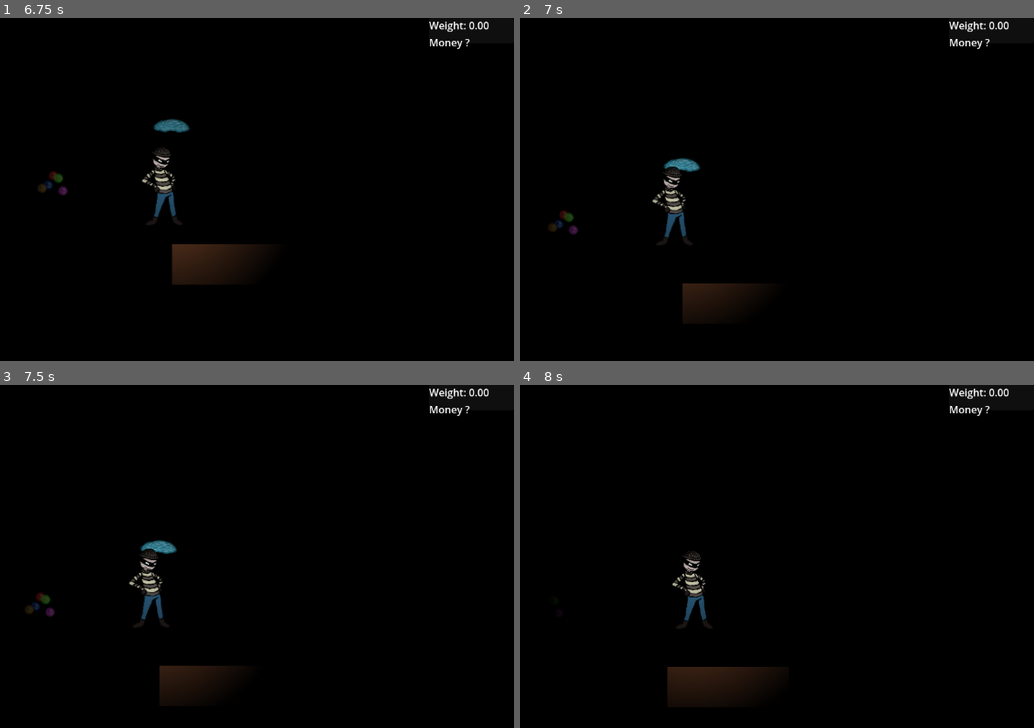
Above: before the commit, frames 1-4 (two rows, left to right).
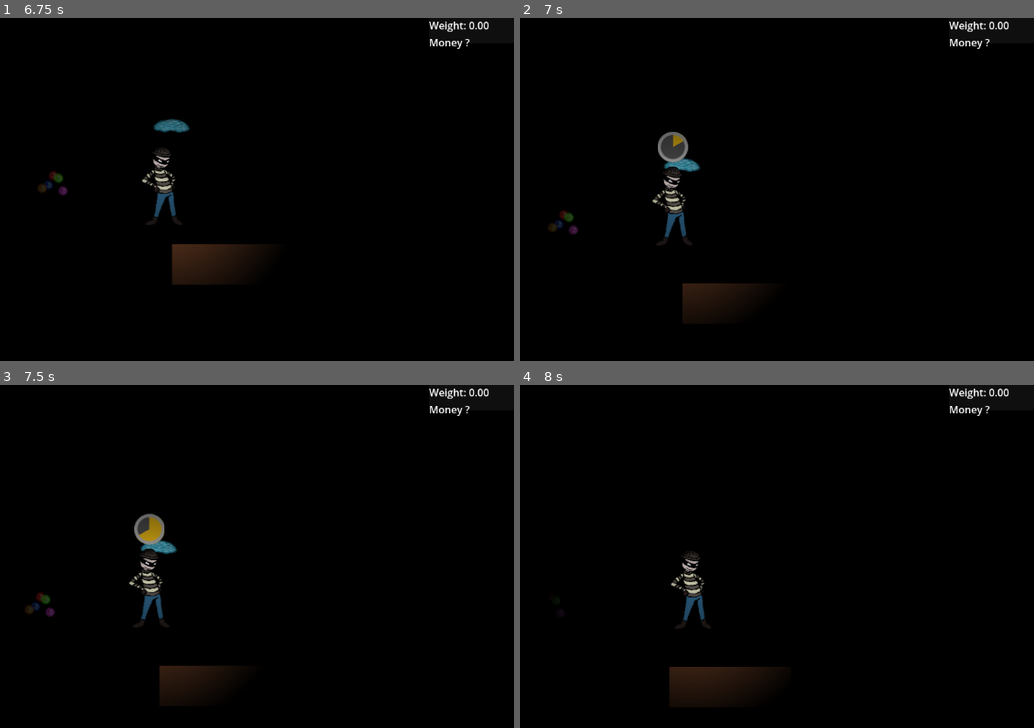
Above: after the commit, the same moments.

Repository: Enriquenf07/game-jam-march-2026
Game: Godot game, scene res://world/world.tscn
Same seed, same stepped clock (60 frames per second), same inputs: the game is played once before the commit and once after it. Sound files missing from this copy of the repository are replaced by a short silence.
Inputs:
- Up to frame 1 (6.75 s): tap Enter at 0.5 s; hold D (right) 0.53-1.28 s; hold E (interact) 0.53-1.28 s; hold S (down) 1.28-2.03 s; tap E (interact) at 1.35, 2.3, 2.85, 4.55, 5.85 s; hold D (right) 2.03-2.78 s; hold Shift (run) 2.03-2.78 s; hold W (up) 2.78-3.53 s; hold E (interact) 3.53-4.28 s; hold A (left) 3.53-5.03 s; tap Shift (run) at 4.35 s; hold S (down) 5.03-5.78 s; hold E (interact) 5.03-5.78 s; hold D (right) 5.78-6.53 s; hold W (up) from 6.53 s (still down); hold Shift (run) from 6.53 s (still down)
- Up to frame 2 (7 s): keep holding W (up); keep holding Shift (run); tap E (interact) at 6.8 s
- Up to frame 3 (7.5 s): release W (up) at 7.28 s; release Shift (run) at 7.28 s; hold D (right) from 7.28 s (still down); tap E (interact) at 7.35 s
- Up to frame 4 (8 s): keep holding D (right)

Frame 1 is identical in both runs. In frame 2, 0.4% of the frame differs, in the area x 26-33%, y 33-43%; in frame 3, 0.4%, in the area x 26-32%, y 37-47%; in frame 4, 0.4%.

Commit message:
Added a UI for the disarm action
Added a UI for the disarm action as well as the ability to cancel the action.

Diff:
--- a/player/player.gd
+++ b/player/player.gd
@@ -10,7 +10,6 @@
 const DOWN_RAY_LENGTH_EXTENSION: float = 46.0
 @export var ray_length: float = 50.0
 @onready var ray_cast: RayCast2D = %RayCast2D
-var is_still = false
 var _is_slipping: bool = false
 var _is_stunned: bool = false
 var _current_direction: MovingDirection = MovingDirection.NONE
@@ -18,6 +17,10 @@
 @export var _player_visual: AnimatedSprite2D
 var is_running = false
 var inventory: Inventory
+@export var _disarm_progress_bar: DisarmUI
+var trap_to_disarm: TrapBase
+var _direction_when_disarming: MovingDirection = MovingDirection.NONE
+var _is_disarming = false
 
 func get_speed():
 	return SPEED if !is_running else SPEED * 1.5
@@ -41,8 +44,10 @@
 	return ""
 
 func _physics_process(delta: float) -> void:
-	if (is_still or _is_stunned): return
+	if (_is_stunned): return
 	var direction := Input.get_vector('left', 'right', 'up', 'down').normalized()
+	_check_disarm_cancelling(direction)
+	if (_is_disarming): return
 	if (_is_slipping):
 		velocity = set_sliding_direction(_current_direction)
 	elif (direction != Vector2.ZERO):
@@ -52,6 +57,14 @@
 		velocity = velocity.move_toward(Vector2.ZERO, FRICTION * delta)
 	move_and_slide()
 	_current_direction = determine_moving_direction(velocity)
+
+func _check_disarm_cancelling(input_direction: Vector2) -> void:
+	var moving_direction = determine_moving_direction(input_direction)
+	if (moving_direction == MovingDirection.NONE):
+		return
+	if (moving_direction != _direction_when_disarming):
+		_is_disarming = false
+		_disarm_progress_bar.stop_disarming()
 
 func _set_ray_direction(input_direction: Vector2) -> Vector2:
 	if (input_direction.x == 0.0 and input_direction.y > 0.0):
@@ -92,8 +105,20 @@
 		if(collider is InteractableObject):
 			collider.on_interaction(self)
 
-func set_is_still(flag: bool):
-	is_still = flag
+func set_is_disarming(flag: bool) -> void:
+	_is_disarming = flag
+
+func handle_trap_disarming() -> void:
+	_direction_when_disarming = _current_direction
+	_disarm_progress_bar.set_progress_speed(trap_to_disarm.time_to_disable)
+	_disarm_progress_bar.start_disarming()
+
+func _on_disarming_animatior_animation_finished(anim_name: StringName) -> void:
+	if (anim_name != "disarming"):
+		return
+	trap_to_disarm.disarm()
+	_disarm_progress_bar.stop_disarming()
+	_is_disarming = false
 
 func handle_trap_activation(trap: TrapBase.TrapType) -> void:
 	match trap:
--- a/player/player.tscn
+++ b/player/player.tscn
@@ -2,6 +2,10 @@
 
 [ext_resource type="Script" uid="uid://dc5kj63f84f4e" path="res://player/player.gd" id="1_oul6g"]
 [ext_resource type="Texture2D" uid="uid://dto05yhxl8q30" path="res://player/assets/Thief_-_128x128_-_idle.png" id="2_g1dw6"]
+[ext_resource type="Texture2D" uid="uid://ddxwkulf6qgbm" path="res://ui/disarm/assets/TEMP_disarm_ui_under.png" id="3_qjkh3"]
+[ext_resource type="Texture2D" uid="uid://c8h3h2tu7uw8q" path="res://ui/disarm/assets/TEMP_disarm_ui_over.png" id="4_g6k8r"]
+[ext_resource type="Texture2D" uid="uid://c8n6eyeujxnb2" path="res://ui/disarm/assets/TEMP_disarm_ui_progress.png" id="5_boad6"]
+[ext_resource type="Script" uid="uid://bfhdxp8oftejx" path="res://ui/disarm/disarm_ui.gd" id="6_g6k8r"]
 
 [sub_resource type="SpriteFrames" id="SpriteFrames_rkbax"]
 animations = [{
@@ -50,10 +54,47 @@
 fill_from = Vector2(0.49565217, 0.4869565)
 fill_to = Vector2(0.8130435, 0.16521738)
 
-[node name="Player" type="CharacterBody2D" unique_id=1372084186 node_paths=PackedStringArray("_debug_direction_label", "_player_visual") groups=["player"]]
+[sub_resource type="Animation" id="Animation_qjkh3"]
+length = 0.001
+tracks/0/type = "value"
+tracks/0/imported = false
+tracks/0/enabled = true
+tracks/0/path = NodePath(".:value")
+tracks/0/interp = 1
+tracks/0/loop_wrap = true
+tracks/0/keys = {
+"times": PackedFloat32Array(0),
+"transitions": PackedFloat32Array(1),
+"update": 0,
+"values": [0.0]
+}
+
+[sub_resource type="Animation" id="Animation_g6k8r"]
+resource_name = "disarming"
+tracks/0/type = "value"
+tracks/0/imported = false
+tracks/0/enabled = true
+tracks/0/path = NodePath(".:value")
+tracks/0/interp = 1
+tracks/0/loop_wrap = true
+tracks/0/keys = {
+"times": PackedFloat32Array(0, 1),
+"transitions": PackedFloat32Array(1, 1),
+"update": 0,
+"values": [0.0, 100.0]
+}
+
+[sub_resource type="AnimationLibrary" id="AnimationLibrary_boad6"]
+_data = {
+&"RESET": SubResource("Animation_qjkh3"),
+&"disarming": SubResource("Animation_g6k8r")
+}
+
+[node name="Player" type="CharacterBody2D" unique_id=1372084186 node_paths=PackedStringArray("_debug_direction_label", "_player_visual", "_disarm_progress_bar") groups=["player"]]
 script = ExtResource("1_oul6g")
 _debug_direction_label = NodePath("PlayerDebugLayer/DebugContainer/DirectionLabel")
 _player_visual = NodePath("AnimatedSprite2D")
+_disarm_progress_bar = NodePath("DisarmProgressBar")
 
 [node name="AnimatedSprite2D" type="AnimatedSprite2D" parent="." unique_id=1604162737]
 sprite_frames = SubResource("SpriteFrames_rkbax")
@@ -90,4 +131,24 @@
 theme_override_font_sizes/font_size = 32
 text = "Movement Direction: NONE"
 
+[node name="DisarmProgressBar" type="TextureProgressBar" parent="." unique_id=2092695638 node_paths=PackedStringArray("_progress_animator")]
+anchors_preset = 5
+anchor_left = 0.5
+anchor_right = 0.5
+offset_left = -24.0
+offset_top = -118.0
+offset_right = 24.0
+offset_bottom = -70.0
+grow_horizontal = 2
+fill_mode = 4
+texture_under = ExtResource("3_qjkh3")
+texture_over = ExtResource("4_g6k8r")
+texture_progress = ExtResource("5_boad6")
+script = ExtResource("6_g6k8r")
+_progress_animator = NodePath("DisarmingAnimatior")
+
+[node name="DisarmingAnimatior" type="AnimationPlayer" parent="DisarmProgressBar" unique_id=562020868]
+libraries/ = SubResource("AnimationLibrary_boad6")
+
 [connection signal="animation_finished" from="AnimatedSprite2D" to="." method="_on_animated_sprite_2d_animation_finished"]
+[connection signal="animation_finished" from="DisarmProgressBar/DisarmingAnimatior" to="." method="_on_disarming_animatior_animation_finished"]
--- a/traps/trap_base.gd
+++ b/traps/trap_base.gd
@@ -16,7 +16,7 @@
 
 func _ready() -> void:
 	assert((time_to_disable > 0.0), name + " has a disable time of 0 or less!")
-	interactableArea.connect("interacted", _disarm)
+	interactableArea.connect("interacted", _on_trap_interacted)
 
 func _on_body_entered(body: Node2D) -> void:
 	if (not body.is_in_group("player") or not body.has_method("handle_trap_activation")):
@@ -28,10 +28,12 @@
 func _disarm_decorator():
 	pass
 
-func _disarm(player: Player) -> void:
-	player.set_is_still(true)
-	await get_tree().create_timer(time_to_disable).timeout
-	player.set_is_still(false)
+func _on_trap_interacted(player: Player) -> void:
+	player.set_is_disarming(true)
+	player.trap_to_disarm = self
+	player.handle_trap_disarming()
+
+func disarm() -> void:
 	_trap_trigger_collision.set_deferred("disabled", true)
 	_trap_interaction_collision.set_deferred("disabled", true)
 	if (_type_of_trap != TrapType.MOUSE_TRAP):
--- /dev/null
+++ b/ui/disarm/disarm_ui.gd
@@ -0,0 +1,21 @@
+class_name DisarmUI
+extends Control
+
+@export var _progress_animator: AnimationPlayer
+var is_disarming: bool = false
+
+func _ready() -> void:
+	hide()
+
+func set_progress_speed(time_to_disarm: float):
+	_progress_animator.speed_scale = 1.0 / time_to_disarm
+
+func start_disarming():
+	is_disarming = true
+	show()
+	_progress_animator.play("disarming")
+
+func stop_disarming():
+	is_disarming = false
+	hide()
+	_progress_animator.stop()
Binary file added: ui/disarm/assets/TEMP_disarm_ui_over.png
Not shown, added: ui/disarm/assets/TEMP_disarm_ui_over.png.import
Binary file added: ui/disarm/assets/TEMP_disarm_ui_progress.png
Not shown, added: ui/disarm/assets/TEMP_disarm_ui_progress.png.import
Binary file added: ui/disarm/assets/TEMP_disarm_ui_under.png
Not shown, added: ui/disarm/assets/TEMP_disarm_ui_under.png.import
Not shown, added: ui/disarm/disarm_ui.gd.uid
